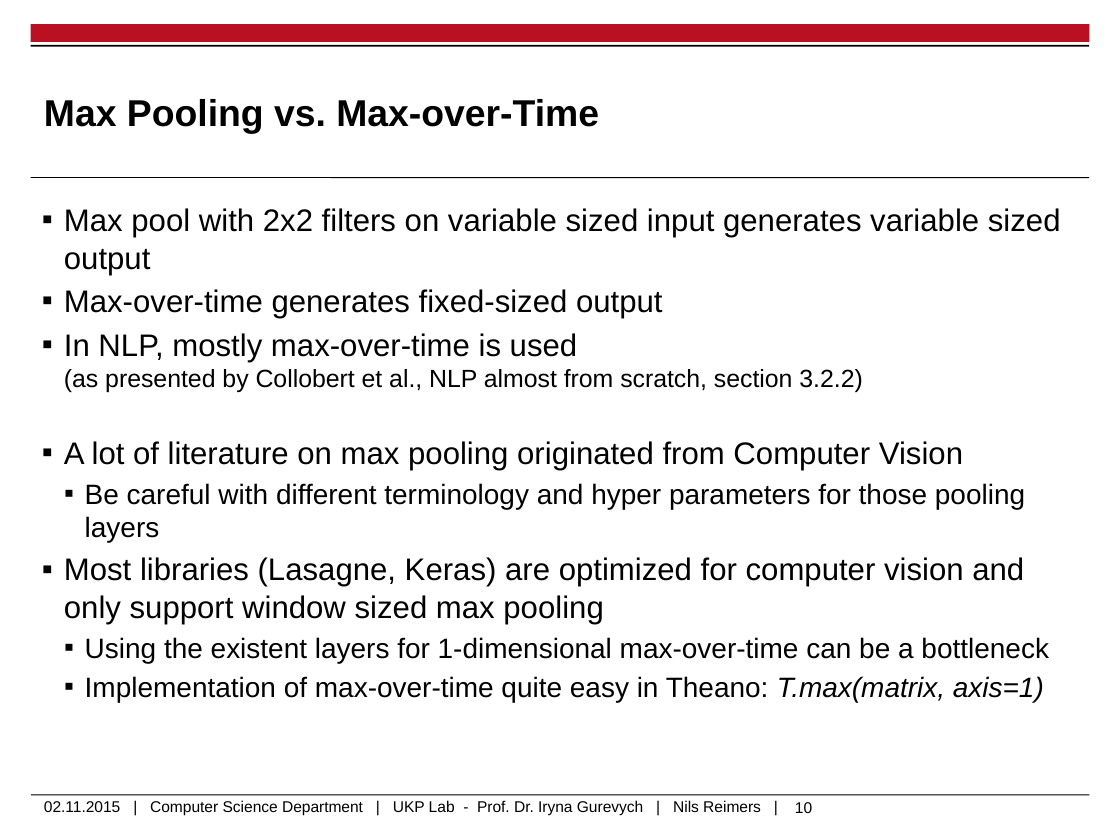
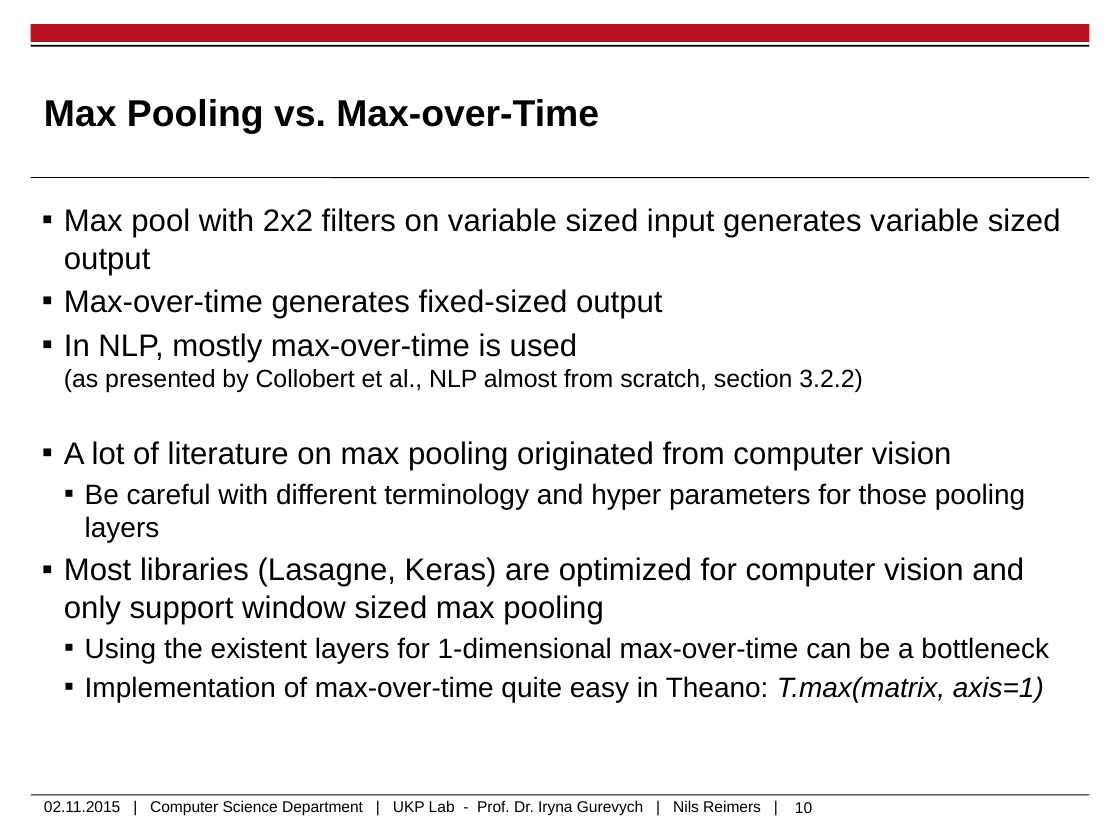
Before and after one commit to UKPLab/deeplearning4nlp-tutorial, a slide deck: slide 10 of 2015-10_Lecture/Lecture5/2015-11-02_Convolutional_NN.pptx. Drawn at 1120x840 pixels with LibreOffice and Linux fonts; fonts in the diff are those of the drawing; background and template pictures are left out. Boxes give left, top, right and bottom in pixels: in the first picture for what was removed or moved away, otherwise in the second. Text is boxed around its words. In the diff, an @@ line names an element or a change of style, - is before the commit and + after.

```diff
--- a/2015-10_Lecture/Lecture5/2015-11-02_Convolutional_NN.pptx
+++ b/2015-10_Lecture/Lecture5/2015-11-02_Convolutional_NN.pptx
@@ text at [64, 441, 952, 470]: text changed @@
-▪ A lot of literature on max pooling originated from Computer Vision
+▪ A lot of literature on max pooling originated from computer vision
```
Also in this commit, not shown: 4 other slides changed, 5 other files.
